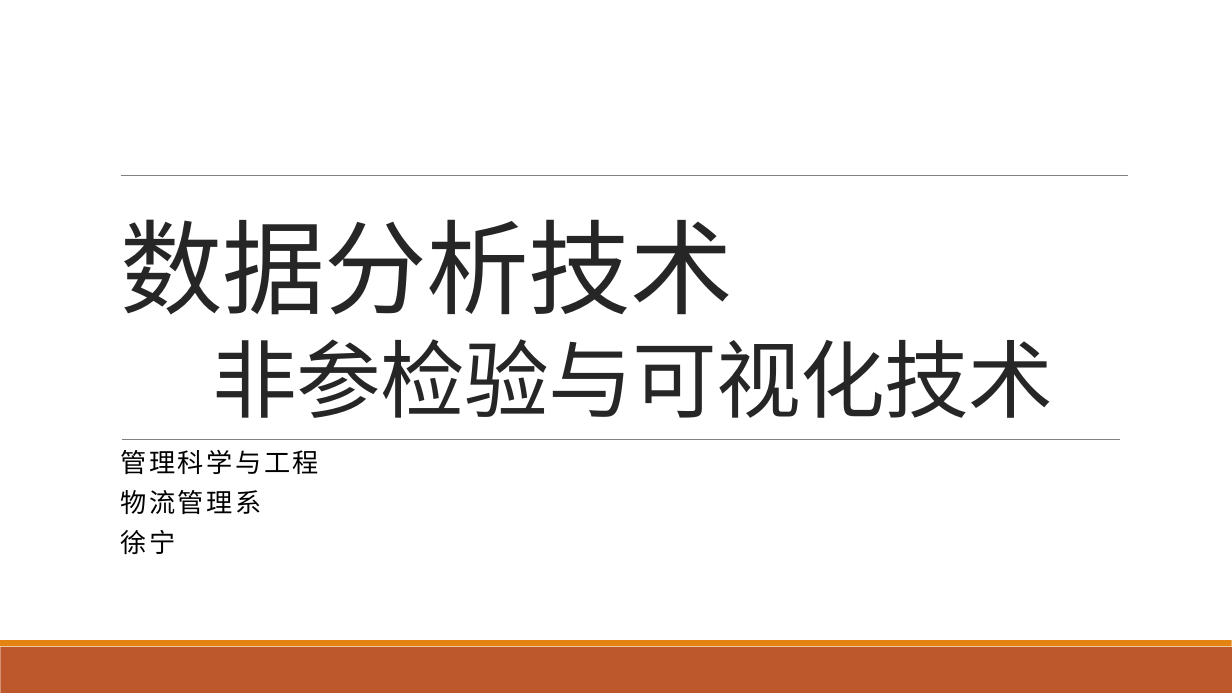
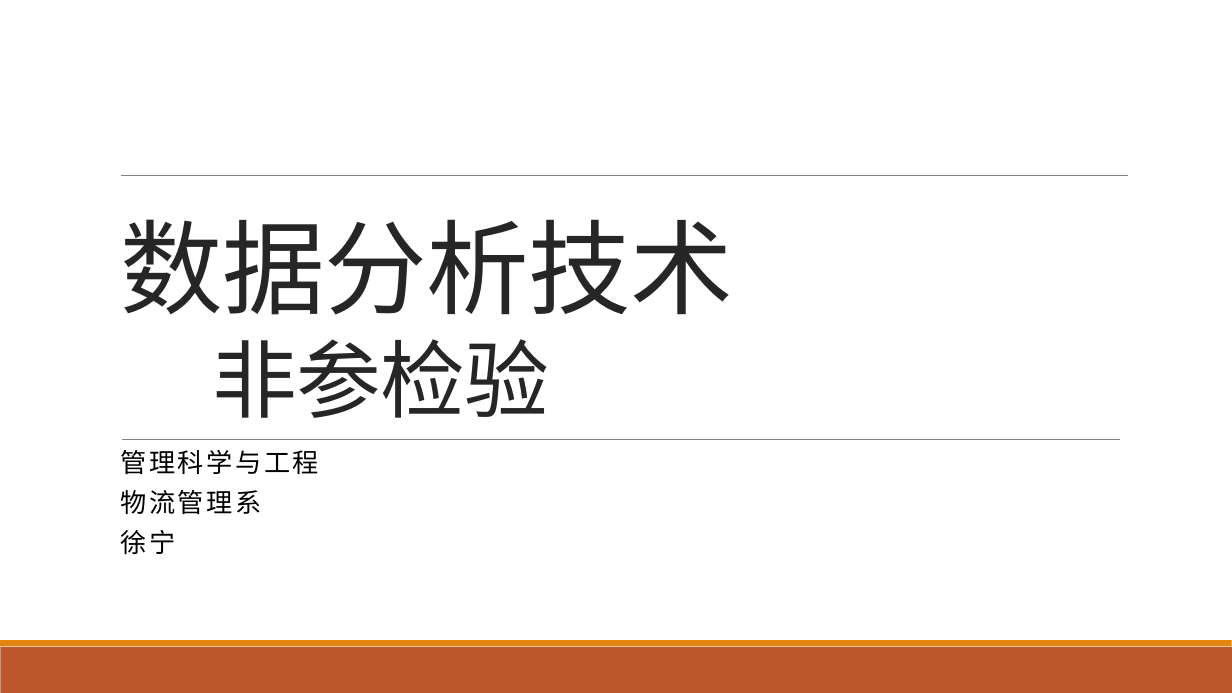
Before and after one commit to exoplanetX/DataAnalytics, a slide deck: slide 1 of 实验-4-非参数分析.pptx. Drawn at 1232x693 pixels with LibreOffice and Linux fonts; fonts in the diff are those of the drawing. Boxes give left, top, right and bottom in pixels: in the first picture for what was removed or moved away, otherwise in the second. Text is boxed around its words. In the diff, an @@ line names an element or a change of style, - is before the commit and + after.

```diff
--- a/实验-4-非参数分析.pptx
+++ b/实验-4-非参数分析.pptx
@@ title at <box>120,219,733,418</box>: text changed; size 66 to 80 pt @@
-数据分析技术
-非参检验与可视化技术
+数据分析技术
+非参检验
```
Also in this commit, not shown: 1 other file.
